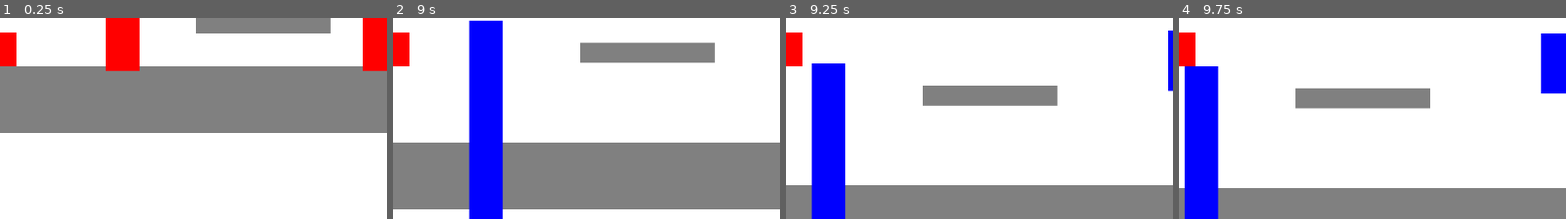
Above: before the commit, frames 1-4 (left to right).
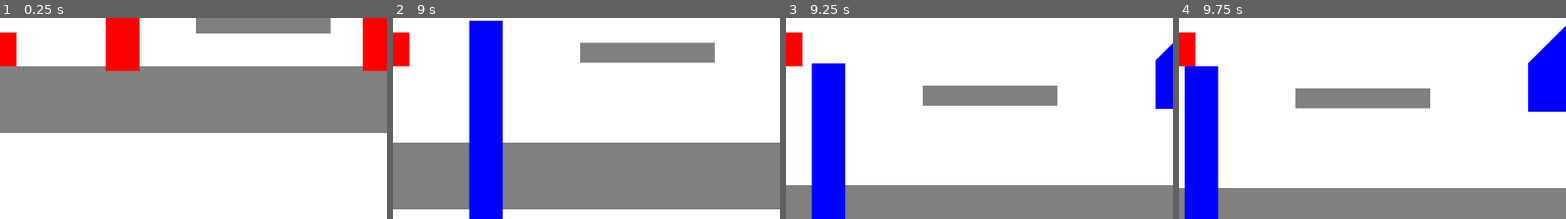
Above: after the commit, the same moments.

Repository: stevloc/week3-gamedesign
Game: Godot game, scene res://main.tscn
The game is run twice, just before and just after one commit, with the same random seed, the same clock (stepped at 60 frames per second) and the same inputs.
Inputs:
- Up to frame 1 (0.25 s): no input
- Up to frame 2 (9 s): tap Enter (ui_accept) at 0.5, 0.77, 1.52, 3.02, 3.77, 4.52, 6.02, 6.5, 6.77, 7.52 s; hold Right (ui_right) 0.53-2.03 s; hold Left (ui_left) 2.03-2.78 s; hold Right (ui_right) 2.78-4.28 s; hold Left (ui_left) 4.28-5.03 s; hold Right (ui_right) 5.03-5.78 s; hold Left (ui_left) 5.78-7.28 s; hold Right (ui_right) from 7.28 s (still down)
- Up to frame 3 (9.25 s): keep holding Right (ui_right); tap Enter (ui_accept) at 9.02 s
- Up to frame 4 (9.75 s): release Right (ui_right) at 9.53 s; hold Left (ui_left) from 9.53 s (still down)
The pictures show only the part of the screen within x 50-100%, y 38-88%; the shares and areas given below are measured in that part.

Frames 1-2 are identical in both runs. In frame 3, 1.1% of the frame differs, in the area x 95-100%, y 6-46%; in frame 4, 1.8%, in the area x 90-100%, y 3-47%.

Commit message:
changed shape of adder/subtractor

Diff:
--- a/color_adder.gd
+++ b/color_adder.gd
@@ -2,7 +2,7 @@
 
 @export var trigger_color: Player.PlayerColor = Player.PlayerColor.BLUE
 
-@onready var color_rect: ColorRect = $ColorRect
+@onready var polygon: Polygon2D = $Polygon2D
 
 func _ready() -> void:
 	_apply_visual_color()
@@ -18,18 +18,18 @@
 func _apply_visual_color() -> void:
 	match trigger_color:
 		Player.PlayerColor.RED:
-			color_rect.color = Color(1, 0, 0, 1)
+			polygon.color = Color(1, 0, 0, 1)
 		Player.PlayerColor.BLUE:
-			color_rect.color = Color(0, 0, 1, 1)
+			polygon.color = Color(0, 0, 1, 1)
 		Player.PlayerColor.YELLOW:
-			color_rect.color = Color(1, 1, 0, 1)
+			polygon.color = Color(1, 1, 0, 1)
 		Player.PlayerColor.GREEN:
-			color_rect.color = Color(0, 1, 0, 1)
+			polygon.color = Color(0, 1, 0, 1)
 		Player.PlayerColor.PURPLE:
-			color_rect.color = Color(0.5, 0, 0.5, 1)
+			polygon.color = Color(0.5, 0, 0.5, 1)
 		Player.PlayerColor.ORANGE:
-			color_rect.color = Color(1, 0.5, 0, 1)
+			polygon.color = Color(1, 0.5, 0, 1)
 		Player.PlayerColor.WHITE:
-			color_rect.color = Color(1, 1, 1, 1)
+			polygon.color = Color(1, 1, 1, 1)
 		Player.PlayerColor.PINK:
-			color_rect.color = Color(1, 0.4, 0.7, 1)
+			polygon.color = Color(1, 0.4, 0.7, 1)
--- a/color_adder.tscn
+++ b/color_adder.tscn
@@ -2,18 +2,17 @@
 
 [ext_resource type="Script" uid="uid://dkfgwhb76svog" path="res://color_adder.gd" id="1_hm5hd"]
 
-[sub_resource type="RectangleShape2D" id="RectangleShape2D_h41d6"]
+[sub_resource type="ConvexPolygonShape2D" id="ConvexPolygonShape2D_h41d6"]
+points = PackedVector2Array(16, 18, 15.999985, 0, 0, -16, -15.999985, 0, -16, 18)
 
 [node name="ColorAdder" type="Area2D" unique_id=1236073505]
 script = ExtResource("1_hm5hd")
 
+[node name="Polygon2D" type="Polygon2D" parent="." unique_id=1509328117]
+polygon = PackedVector2Array(16, 18, 15.999985, 0, 0, -16, -15.999985, 0, -16, 18)
+uv = PackedVector2Array(15.999985, 16, 15.999985, 0, 0, -16, -15.999985, 0, -15.999985, 16)
+
 [node name="CollisionShape2D" type="CollisionShape2D" parent="." unique_id=1551529506]
-shape = SubResource("RectangleShape2D_h41d6")
-
-[node name="ColorRect" type="ColorRect" parent="." unique_id=1361268282]
-offset_left = -10.0
-offset_top = -10.0
-offset_right = 10.0
-offset_bottom = 10.0
+shape = SubResource("ConvexPolygonShape2D_h41d6")
 
 [connection signal="body_entered" from="." to="." method="_on_body_entered"]
--- a/color_subtractor.gd
+++ b/color_subtractor.gd
@@ -2,7 +2,7 @@
 
 @export var trigger_color: Player.PlayerColor = Player.PlayerColor.BLUE
 
-@onready var color_rect: ColorRect = $ColorRect
+@onready var polygon: Polygon2D = $Polygon2D
 
 func _ready() -> void:
 	_apply_visual_color()
@@ -18,18 +18,18 @@
 func _apply_visual_color() -> void:
 	match trigger_color:
 		Player.PlayerColor.RED:
-			color_rect.color = Color(1, 0, 0, 1)
+			polygon.color = Color(1, 0, 0, 1)
 		Player.PlayerColor.BLUE:
-			color_rect.color = Color(0, 0, 1, 1)
+			polygon.color = Color(0, 0, 1, 1)
 		Player.PlayerColor.YELLOW:
-			color_rect.color = Color(1, 1, 0, 1)
+			polygon.color = Color(1, 1, 0, 1)
 		Player.PlayerColor.GREEN:
-			color_rect.color = Color(0, 1, 0, 1)
+			polygon.color = Color(0, 1, 0, 1)
 		Player.PlayerColor.PURPLE:
-			color_rect.color = Color(0.5, 0, 0.5, 1)
+			polygon.color = Color(0.5, 0, 0.5, 1)
 		Player.PlayerColor.ORANGE:
-			color_rect.color = Color(1, 0.5, 0, 1)
+			polygon.color = Color(1, 0.5, 0, 1)
 		Player.PlayerColor.WHITE:
-			color_rect.color = Color(1, 1, 1, 1)
+			polygon.color = Color(1, 1, 1, 1)
 		Player.PlayerColor.PINK:
-			color_rect.color = Color(1, 0.4, 0.7, 1)
+			polygon.color = Color(1, 0.4, 0.7, 1)
--- a/color_subtractor.tscn
+++ b/color_subtractor.tscn
@@ -2,18 +2,17 @@
 
 [ext_resource type="Script" uid="uid://dqr231ie4jk44" path="res://color_subtractor.gd" id="1_22n6b"]
 
-[sub_resource type="RectangleShape2D" id="RectangleShape2D_jofv8"]
+[sub_resource type="ConvexPolygonShape2D" id="ConvexPolygonShape2D_22n6b"]
+points = PackedVector2Array(-16, -18, -16, 0, 0, 16, 15.999992, 0, 16, -18)
 
 [node name="ColorSubtractor" type="Area2D" unique_id=1005140926]
 script = ExtResource("1_22n6b")
 
+[node name="Polygon2D" type="Polygon2D" parent="." unique_id=1080964897]
+polygon = PackedVector2Array(-16, -18, -16, 0, 0, 16, 15.999992, 0, 16, -18)
+uv = PackedVector2Array(-16, -16, -16, 0, 0, 16, 15.999992, 0, 15.999992, -16)
+
 [node name="CollisionShape2D" type="CollisionShape2D" parent="." unique_id=1863550941]
-shape = SubResource("RectangleShape2D_jofv8")
-
-[node name="ColorRect" type="ColorRect" parent="." unique_id=2139723591]
-offset_left = -10.0
-offset_top = -10.0
-offset_right = 10.0
-offset_bottom = 10.0
+shape = SubResource("ConvexPolygonShape2D_22n6b")
 
 [connection signal="body_entered" from="." to="." method="_on_body_entered"]
--- a/main.tscn
+++ b/main.tscn
@@ -15,7 +15,7 @@
 
 [node name="Main" type="Node2D" unique_id=1874559404]
 
-[node name="Player" parent="." unique_id=1916388868 groups=["player"] instance=ExtResource("1_main")]
+[node name="Player" parent="." unique_id=1916388868 instance=ExtResource("1_main")]
 position = Vector2(100, 500)
 
 [node name="Camera2D" type="Camera2D" parent="Player" unique_id=1223158880]
@@ -140,7 +140,7 @@
 
 [node name="ColorAdder" parent="." unique_id=1236073505 instance=ExtResource("2_0xm2m")]
 position = Vector2(1675.9999, 364)
-scale = Vector2(4.5, 4.5)
+scale = Vector2(4, 4)
 
 [node name="ColorSubtractor" parent="." unique_id=1005140926 instance=ExtResource("3_h2yge")]
 position = Vector2(2159, 429)
